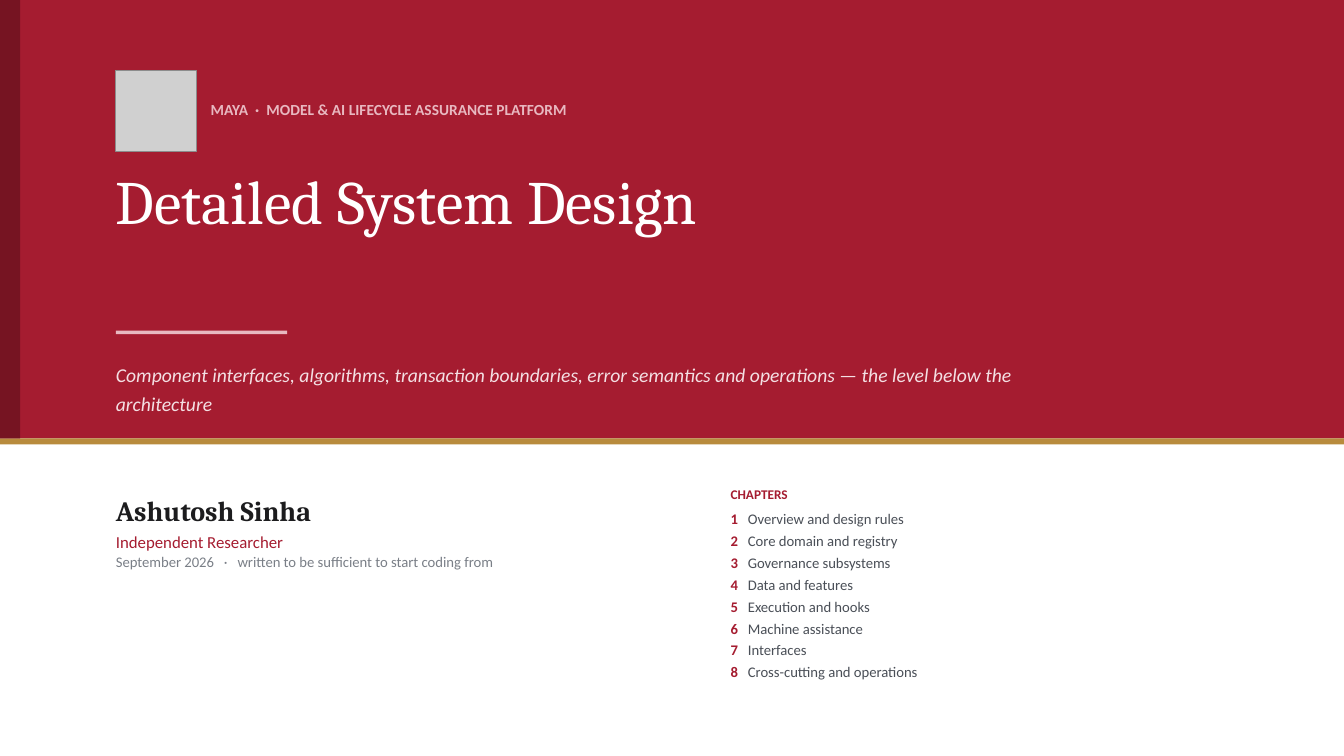
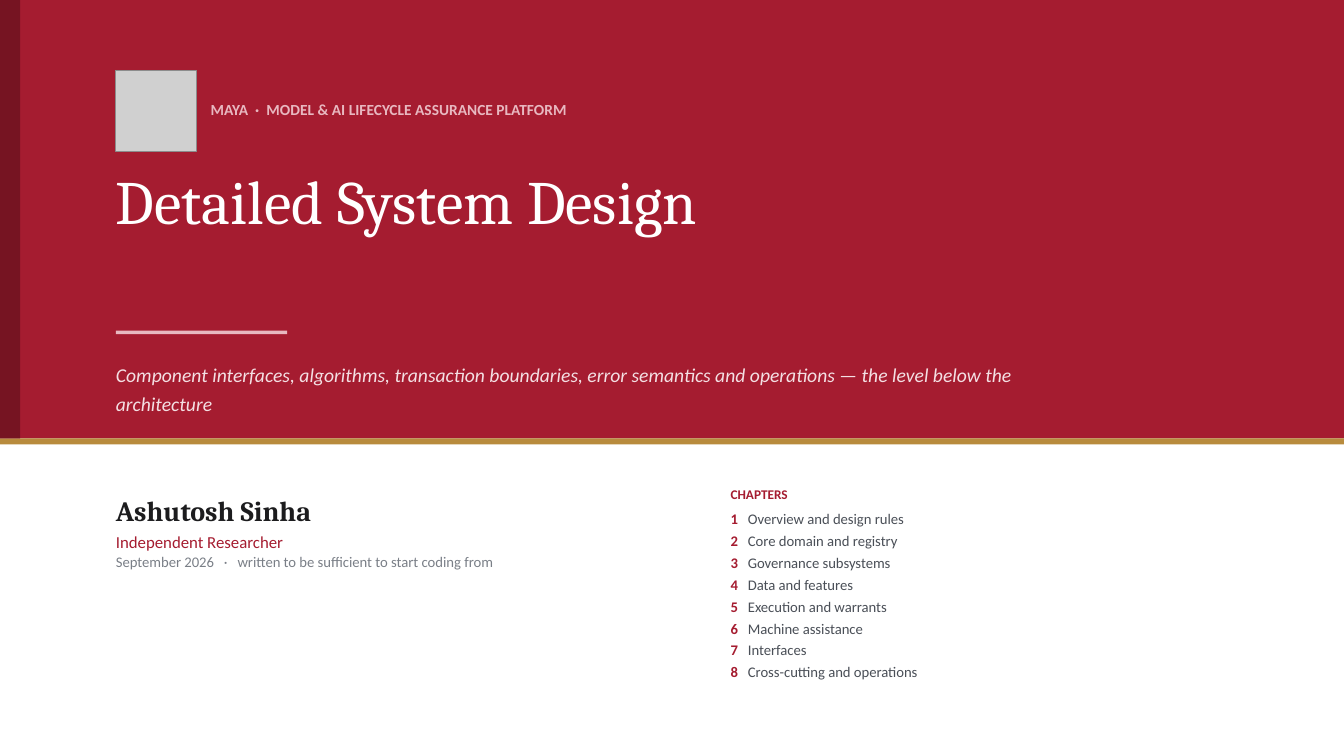
Before and after one commit to ajsinha/maya, a slide deck: slide 1 of docs/MAYA-System-Design.pptx. Drawn at 1344x756 pixels with LibreOffice and Linux fonts; fonts in the diff are those of the drawing; grey boxes stand for pictures. Boxes give left, top, right and bottom in pixels: in the first picture for what was removed or moved away, otherwise in the second. Text is boxed around its words. In the diff, an @@ line names an element or a change of style, - is before the commit and + after.

```diff
--- a/docs/MAYA-System-Design.pptx
+++ b/docs/MAYA-System-Design.pptx
@@ text at bbox=[731, 602, 886, 612]: text changed @@
-5 Execution and hooks
+5 Execution and warrants
```
Also in this commit, not shown: 25 other slides changed, 3 slides added, 2 other files.
